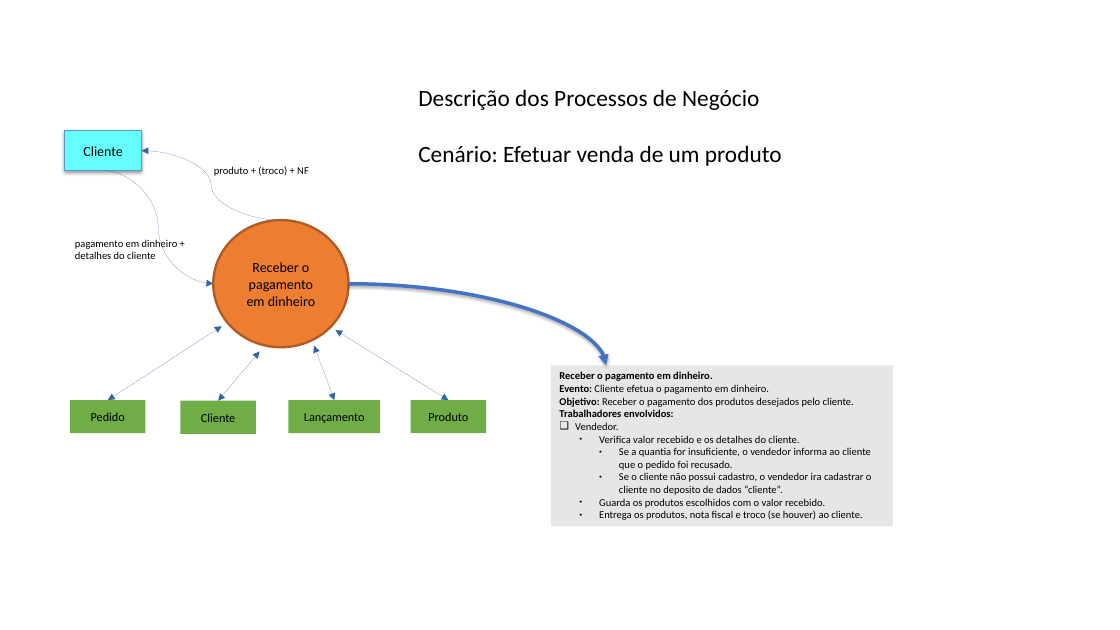
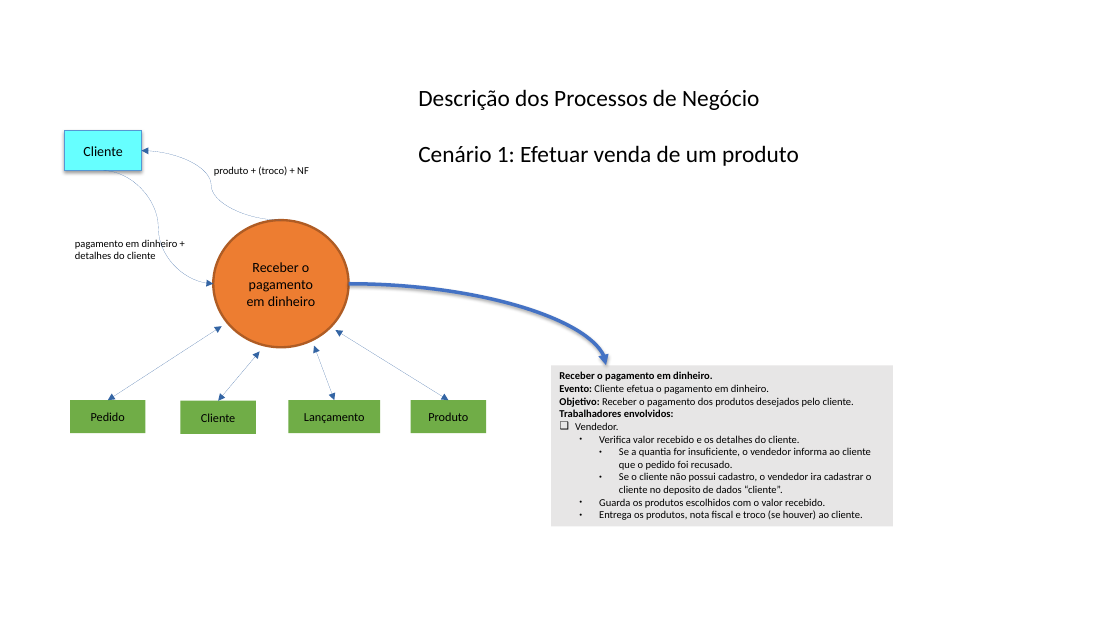
Before and after one commit to brendonimpacta/OPE_RequestSolved, a slide deck: slide 2 of 18. Descrição dos Processos de Negócio.pptx. Drawn at 1120x630 pixels with LibreOffice and Linux fonts; fonts in the diff are those of the drawing. Boxes give left, top, right and bottom in pixels: in the first picture for what was removed or moved away, otherwise in the second. Text is boxed around its words. In the diff, an @@ line names an element or a change of style, - is before the commit and + after.

```diff
--- a/18. Descrição dos Processos de Negócio.pptx
+++ b/18. Descrição dos Processos de Negócio.pptx
@@ text at (418, 145, 799, 166): text changed @@
-Cenário: Efetuar venda de um produto
+Cenário 1: Efetuar venda de um produto
```
Also in this commit, not shown: 3 other slides changed, 6 slides added, 1 other file.
